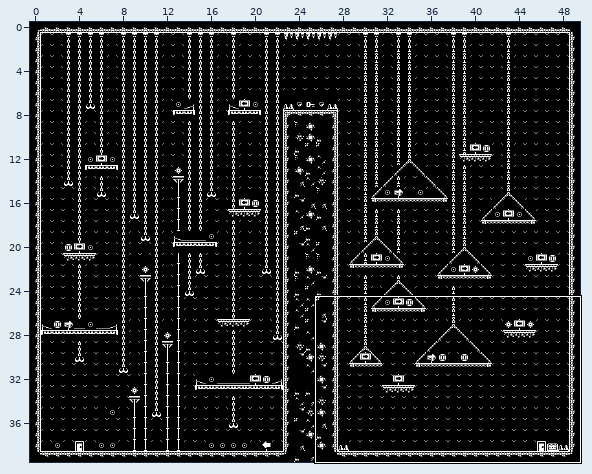
Tiled map (JSON) -- assets/tilesets/level3.tmj. Above: a wide view before the commit, with the close-up outlined.
Close-up. Earlier state:
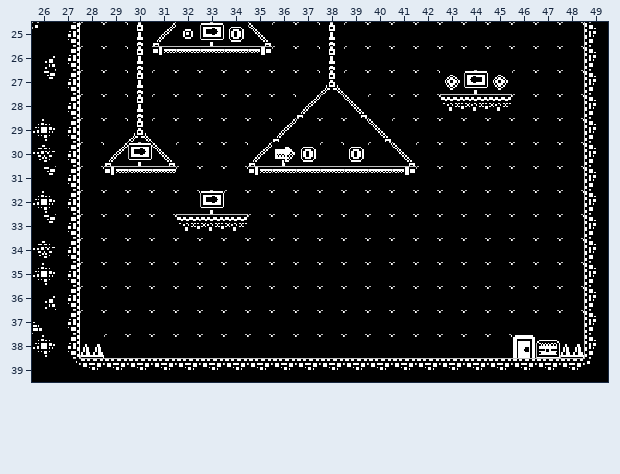
Cells are 16x16 px. Shown: x 26..49, y 25..39. The commit also changed other parts of the map, which this record leaves out.
After the commit:
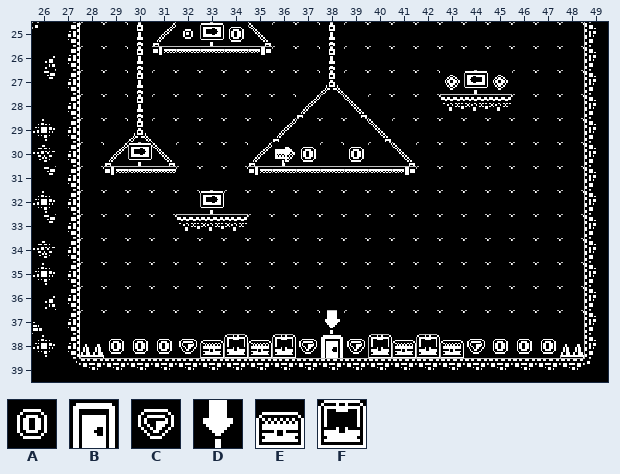
Key: from "base_black": A 2, B 56, C 82, D 95, E 389, F 390.
_ is an empty cell.
Difference:
Layer "Foreground":
The edit adds tile D in row 37 at x 38.
The edit adds tile E in row 38 at x 33, 35, 41 and 43.
The edit adds tile F in row 38 at x 34, 36, 40 and 42.
Tile E is gone in row 38 at x 47.
Layer "Coins":
The edit adds tile A in row 38 at x 29 to 31 and 45 to 47.
The edit adds tile C in row 38 at x 32, 37, 39 and 44.
Layer "Out":
The edit adds tile B in row 38 at x 38.
Tile B is gone in row 38 at x 46.
Changed places in both close-ups, as pixel boxes (x1, y1, x2, y2):
changed: (104, 310, 560, 358)
